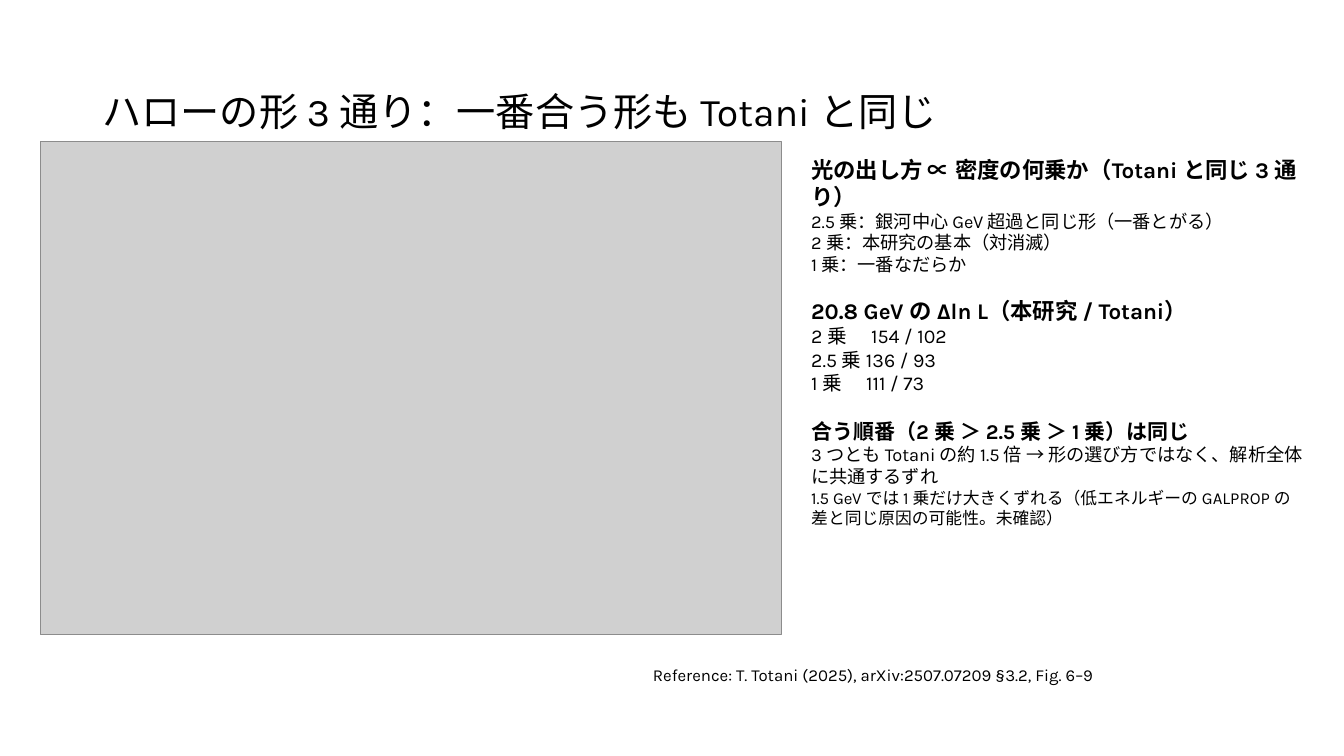
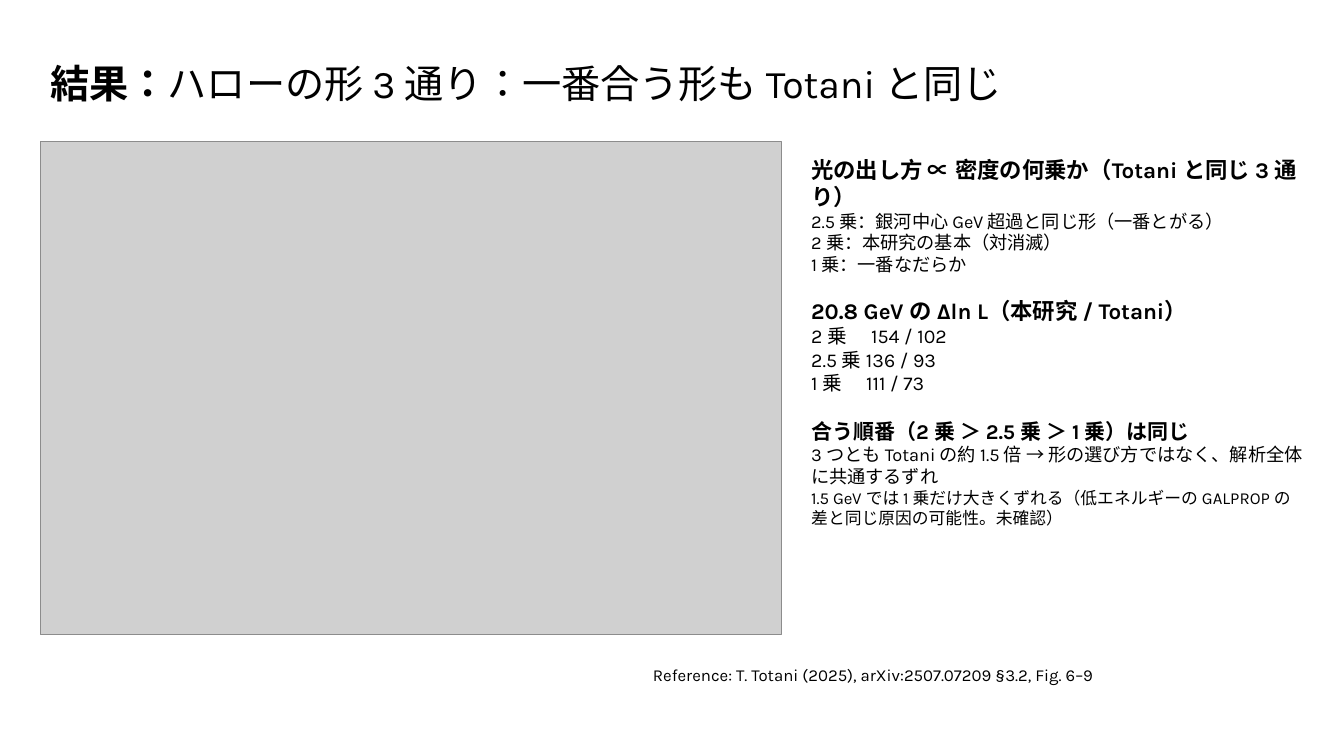
Before and after one commit to Mikann20041029/darkmatter-slides, a slide deck: slide 20 of slides/2026-10-03_研究進捗報告_claude_夕方版.pptx. Drawn at 1344x756 pixels with LibreOffice and Linux fonts; fonts in the diff are those of the drawing; grey boxes stand for pictures. Boxes give left, top, right and bottom in pixels: in the first picture for what was removed or moved away, otherwise in the second. Text is boxed around its words. In the diff, an @@ line names an element or a change of style, - is before the commit and + after.

Commit message:
slides: 本人の編集版を更新 (10-05 14:21)

```diff
--- a/slides/2026-10-03_研究進捗報告_claude_夕方版.pptx
+++ b/slides/2026-10-03_研究進捗報告_claude_夕方版.pptx
@@ title at <box>50,64,1002,102</box>: text changed @@
-ハローの形 3 通り：一番合う形も Totani と同じ
+結果：ハローの形 3 通り：一番合う形も Totani と同じ
```
